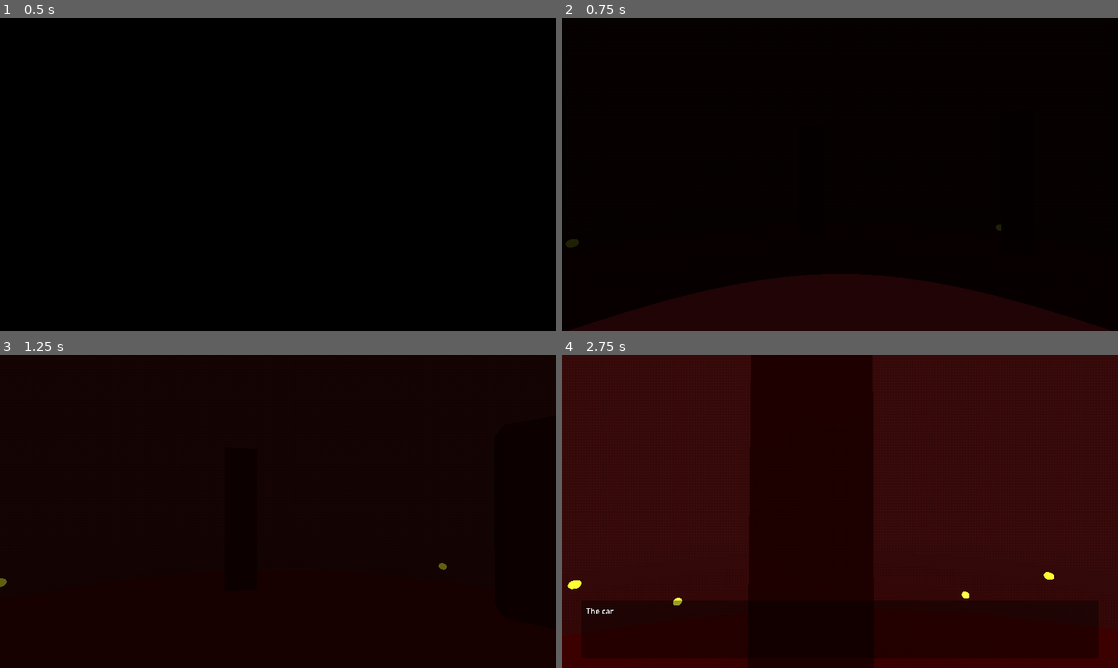
Above: before the commit, frames 1-4 (two rows, left to right).
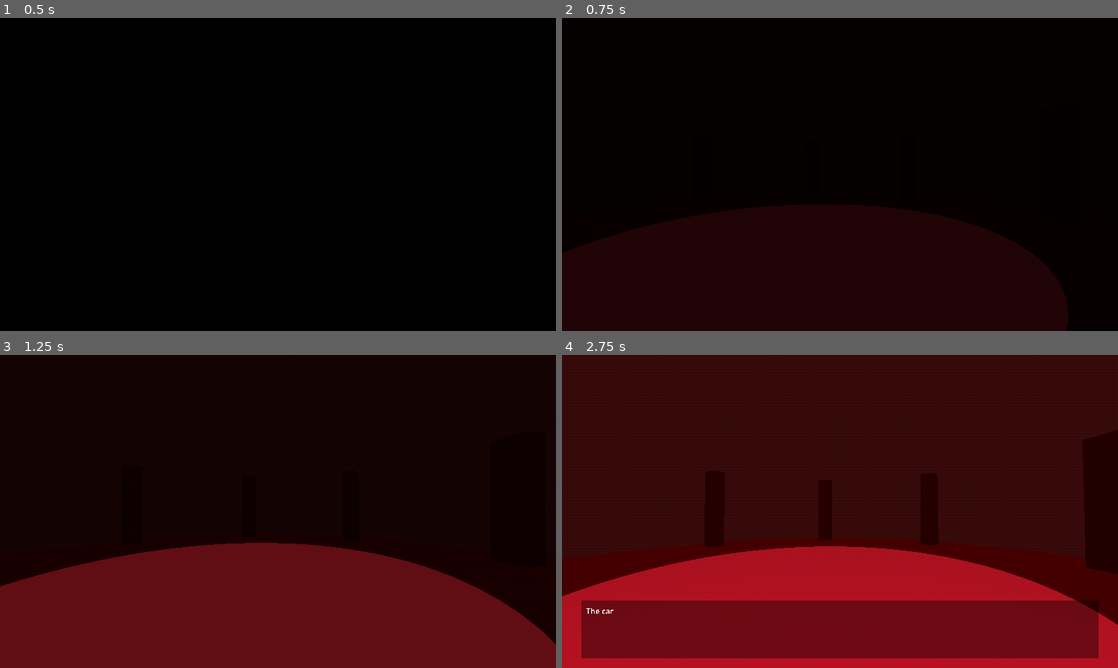
Above: after the commit, the same moments.

Repository: qweliant/healthcare-horror
Game: Godot game, scene res://scenes/job3/job3.tscn
The game is run twice, just before and just after one commit, with the same random seed, the same clock (stepped at 60 frames per second) and the same inputs. This scene is started directly instead of the project's main scene.
Inputs (mouse positions are in pixels of both pictures, inside the frame that each line leads up to):
- Up to frame 1 (0.5 s): no input
- Up to frame 2 (0.75 s): tap Enter at 0.5 s; move the mouse to (867, 174) at 0.52 s; hold W (move_forward) from 0.53 s (still down); hold E (interact) from 0.53 s (still down)
- Up to frame 3 (1.25 s): keep holding W (move_forward); keep holding E (interact)
- Up to frame 4 (2.75 s): keep holding W (move_forward); move the mouse to (812, 511) at 1.27 s; release E (interact) at 1.28 s; tap Space (advance_dialogue) at 1.35 s; tap E (interact) at 1.55 s; move the mouse to (851, 505) at 2.02 s; hold E (interact) from 2.03 s (still down)

Frame 1 is identical in both runs. In frame 2, 8.5% of the frame differs, in the area x 0-99%, y 59-100%; in frame 3, 33%; in frame 4, 39%, in the area x 0-100%, y 0-100%.

Commit message:
disable interactions during dialogue, move user off sigil during last job

Diff:
--- a/scenes/job3/job3.tscn
+++ b/scenes/job3/job3.tscn
@@ -682,7 +682,7 @@
 vertical_alignment = 1
 
 [node name="Player" type="CharacterBody3D" parent="." unique_id=1670060035]
-transform = Transform3D(1, 0, 0, 0, 1, 0, 0, 0, 1, 0, 0.8, 0)
+transform = Transform3D(1, 0, 0, 0, 1, 0, 0, 0, 1, 0, 0.8, 6.0060625)
 script = ExtResource("2_player")
 
 [node name="CollisionShape3D" type="CollisionShape3D" parent="Player" unique_id=1547384089]
--- a/scripts/player/player.gd
+++ b/scripts/player/player.gd
@@ -21,7 +21,7 @@
 		camera.rotate_x(-event.relative.y * mouse_sensitivity)
 		camera.rotation.x = clampf(camera.rotation.x, -PI / 3.0, PI / 3.0)
 
-	if event.is_action_pressed("interact") and current_interactable:
+	if can_move and event.is_action_pressed("interact") and current_interactable:
 		current_interactable.interact()
 
 	if event.is_action_pressed("ui_cancel"):
@@ -45,7 +45,12 @@
 		velocity.z = 0.0
 
 	move_and_slide()
-	_check_interaction()
+
+	if can_move:
+		_check_interaction()
+	else:
+		current_interactable = null
+		interact_label.visible = false
 
 
 func _check_interaction() -> void:
